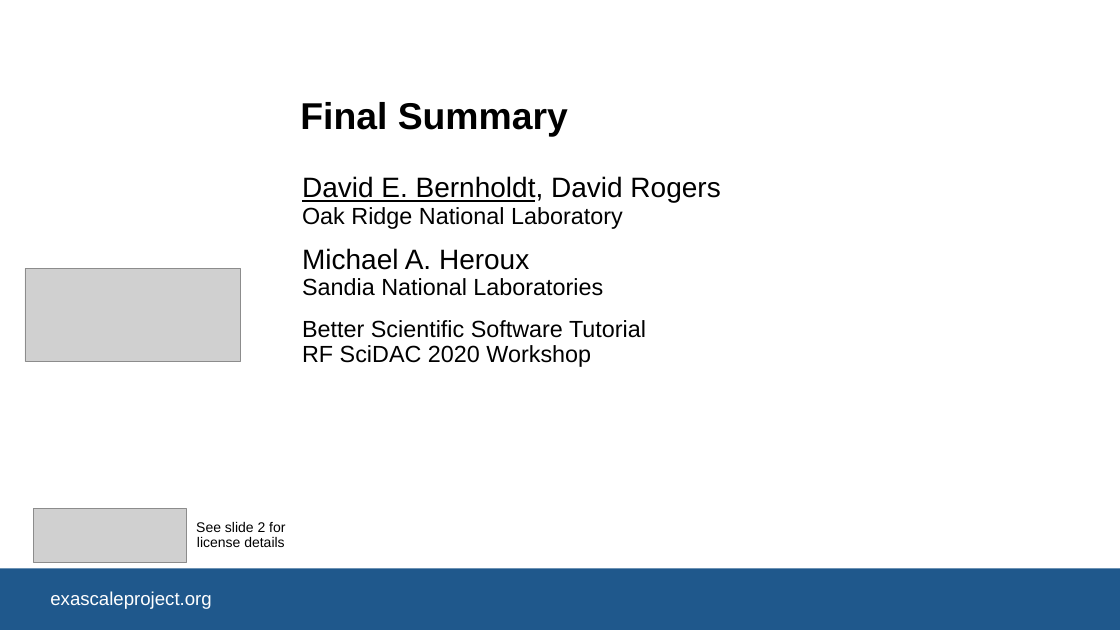
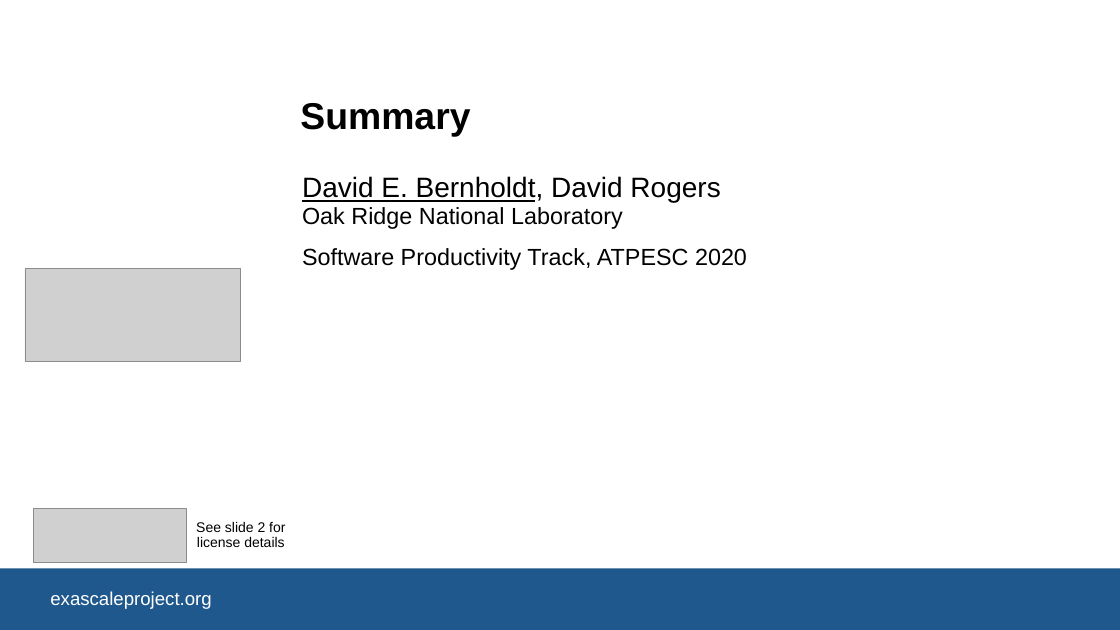
Before and after one commit to betterscientificsoftware/bssw-tutorial, a slide deck: slide 1 of presentations/summary.pptx. Drawn at 1120x630 pixels with LibreOffice and Linux fonts; fonts in the diff are those of the drawing; grey boxes stand for pictures; background and template pictures are left out. Boxes give left, top, right and bottom in pixels: in the first picture for what was removed or moved away, otherwise in the second. Text is boxed around its words. In the diff, an @@ line names an element or a change of style, - is before the commit and + after.

```diff
--- a/presentations/summary.pptx
+++ b/presentations/summary.pptx
@@ title at [300,103,470,136]: text changed @@
-Final Summary
+Summary
@@ subtitle at [302,248,747,270]: text changed @@
-Michael A. Heroux
-Sandia National Laboratories
-Better Scientific Software Tutorial
-RF SciDAC 2020 Workshop
+Software Productivity Track, ATPESC 2020
```
Also in this commit, not shown: 2 other slides changed, 6 slides added, 1 other file.
